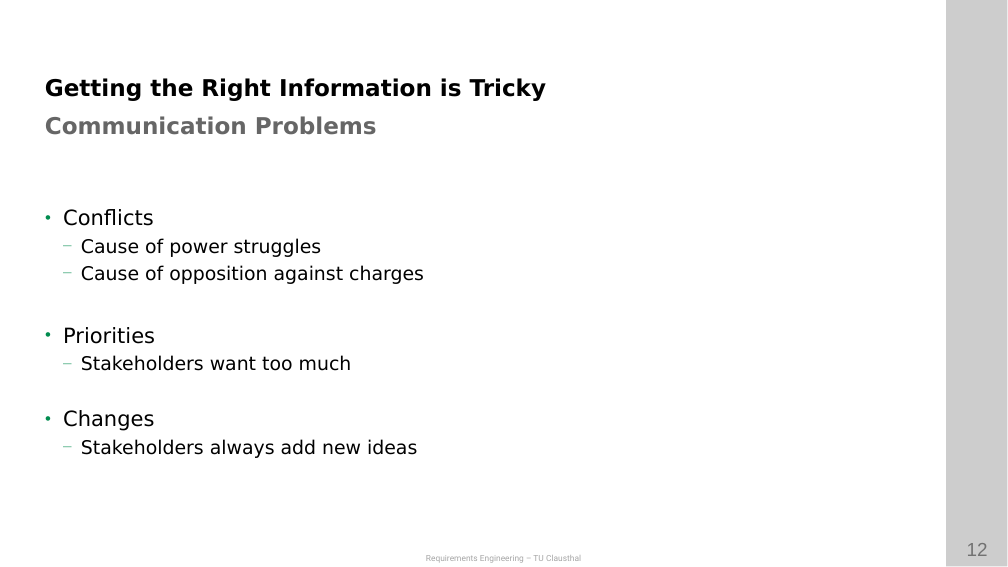
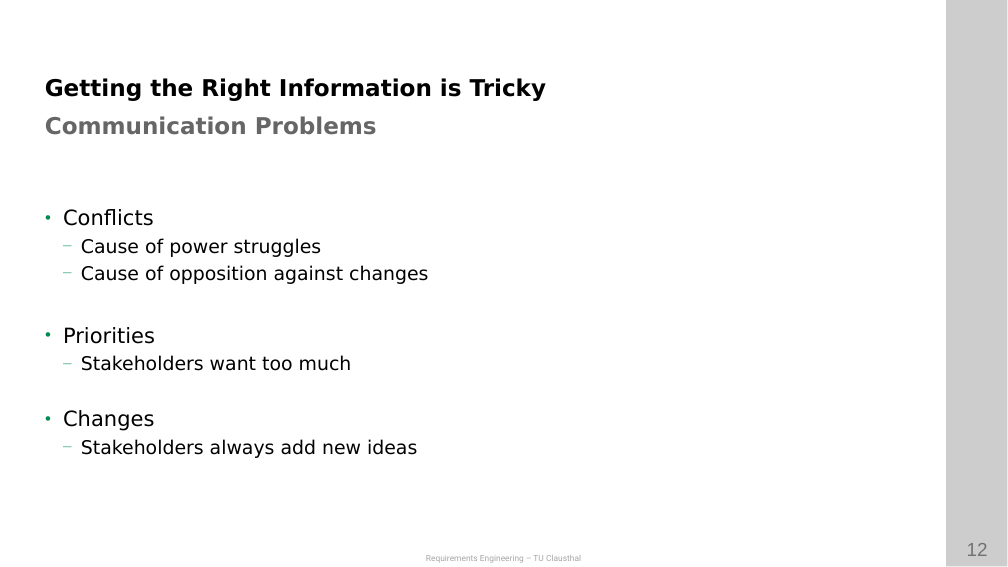
Before and after one commit to ETCE-LAB/teaching-material, a slide deck: slide 12 of Requirements-Engineering/RE-L03-Elicitation.pptx. Drawn at 1008x567 pixels with LibreOffice and Linux fonts; fonts in the diff are those of the drawing; background and template pictures are left out. Boxes give left, top, right and bottom in pixels: in the first picture for what was removed or moved away, otherwise in the second. Text is boxed around its words. In the diff, an @@ line names an element or a change of style, - is before the commit and + after.

Commit message:
* fixed typo in L03 on slides 12

```diff
--- a/Requirements-Engineering/RE-L03-Elicitation.pptx
+++ b/Requirements-Engineering/RE-L03-Elicitation.pptx
@@ text at (x1=81, y1=265, x2=428, y2=284): text changed @@
-  — Cause of opposition against charges
+  — Cause of opposition against changes
```
Also in this commit, not shown: 8 other slides changed, 1 other file.
